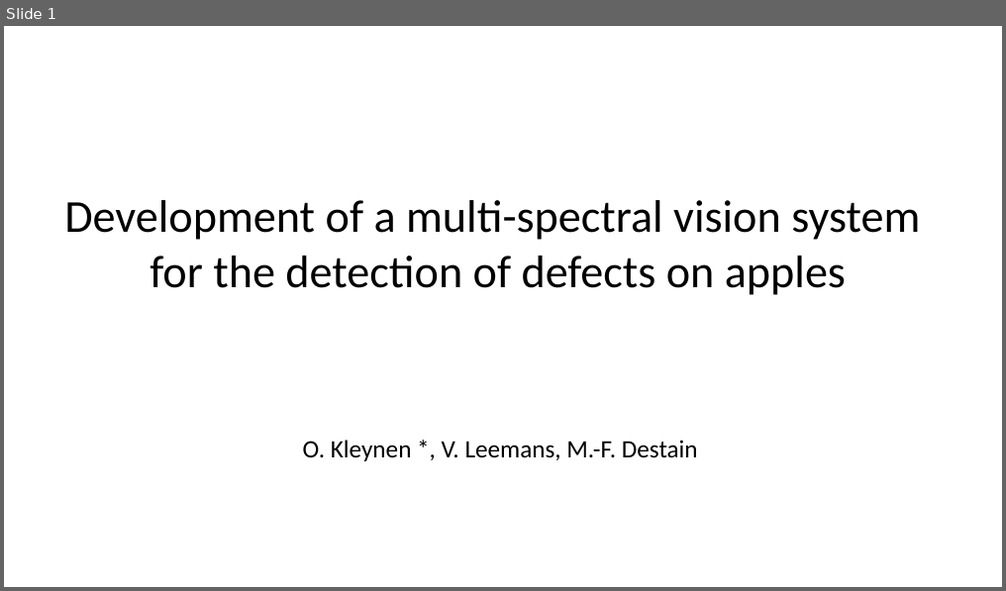
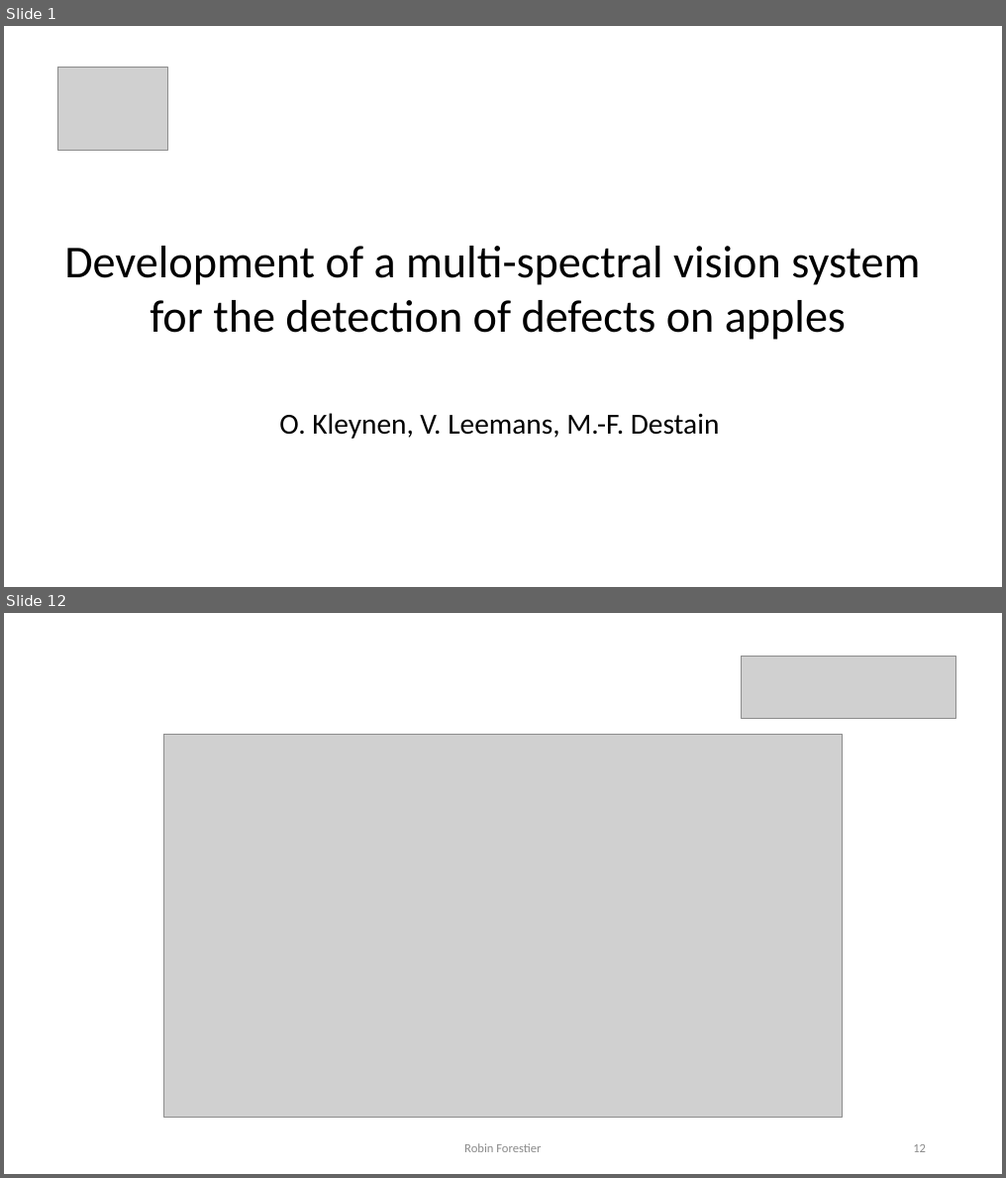
Before and after one commit to Forestierr/heig-vd, a slide deck: cours/EXP/présentation 1/Présentation.pptx. Shown one above the other, each under a label of ours: slide 1 before the commit, slides 1 and 12 after it; the slides between them are not shown. The pictures are 1006x591 and 1006x1178 pixels, drawn with LibreOffice and Linux fonts; fonts in the diff are those of the drawing; grey boxes stand for pictures. Boxes give left, top, right and bottom in pixels: in the first picture for what was removed or moved away, otherwise in the second. Text is boxed around its words. In the diff, an @@ line names an element or a change of style, - is before the commit and + after.

```diff
--- a/cours/EXP/présentation 1/Présentation.pptx
+++ b/cours/EXP/présentation 1/Présentation.pptx
@@ slide 12 added at [4,613,1002,1174], background #FFFFFF @@
@@ picture added at [742,656,956,718] @@
@@ picture added at [164,735,843,1118] @@
@@ text added at [464,1144,541,1153], 12 pt, text #8C8C8C @@
+Robin Forestier
@@ page number added at [913,1145,926,1153], 12 pt, text #8C8C8C @@
+12
@@ slide 1 changed as well @@
@@ picture added at [57,67,168,150] @@
@@ text "Development of a multi-spectral vision ...": place and size @@
-text "Development of a multi-spectral vision ..." at [64,200,920,295]
+text "Development of a multi-spectral vision ..." at [64,246,920,340]
@@ text at [279,413,720,439]: text changed; size 24 to 28 pt @@
-O. Kleynen *, V. Leemans, M.-F. Destain
+O. Kleynen, V. Leemans, M.-F. Destain
```
Also in this commit, not shown: 11 other slides added, 1 slide removed, 3 other files.
